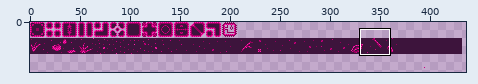
Two versions of one sprite sheet, assets/images/tiles.gif. The picture above shows the old version from afar; the outline marks the close-up.
Close-up. The starting point:
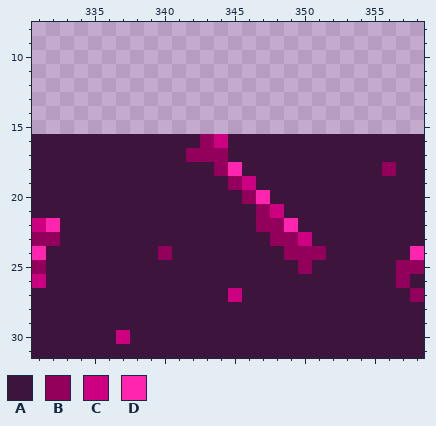
The file is 512x64 pixels. Shown: x 331..358, y 8..31. The wide view leaves out empty margins.
Palette (. is transparent): A #3d143c  B #92005c  C #cc0081  D #ff25af
Pixels before, first column x 331:
16 AAAAAAAAAAAABCAAAAAAAAAAAAAA
17 AAAAAAAAAAABBBAAAAAAAAAAAAAA
18 AAAAAAAAAAAAABDAAAAAAAAAABAA
19 AAAAAAAAAAAAAABCAAAAAAAAAAAA
20 AAAAAAAAAAAAAAABDAAAAAAAAAAA
21 AAAAAAAAAAAAAAAABCAAAAAAAAAA
22 CDAAAAAAAAAAAAAABBDAAAAAAAAA
23 BBAAAAAAAAAAAAAAABBCAAAAAAAA
24 DAAAAAAAABAAAAAAAABBBAAAAAAD
25 BAAAAAAAAAAAAAAAAAABAAAAAABB
26 CAAAAAAAAAAAAAAAAAAAAAAAAABA
27 AAAAAAAAAAAAAACAAAAAAAAAAAAB
28 AAAAAAAAAAAAAAAAAAAAAAAAAAAA
29 AAAAAAAAAAAAAAAAAAAAAAAAAAAA
30 AAAAAACAAAAAAAAAAAAAAAAAAAAA
31 AAAAAAAAAAAAAAAAAAAAAAAAAAAA
After the commit:
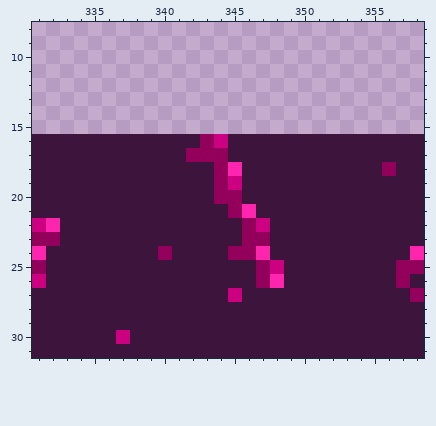
Commit message: stop throwing debug info on code completion, some tile variation
From old to new:
Changed rows in their new state; - is an unchanged pixel.
first column x 344:
19 BCA-----
20 BBAA----
21 -BDAA---
22 --BCAA--
23 --BBAAA-
24 -BBD-AAA
25 ---BC-A-
26 ---BD---
Changed places in both close-ups, as pixel boxes (x1, y1, x2, y2):
changed: (214, 176, 326, 288)
